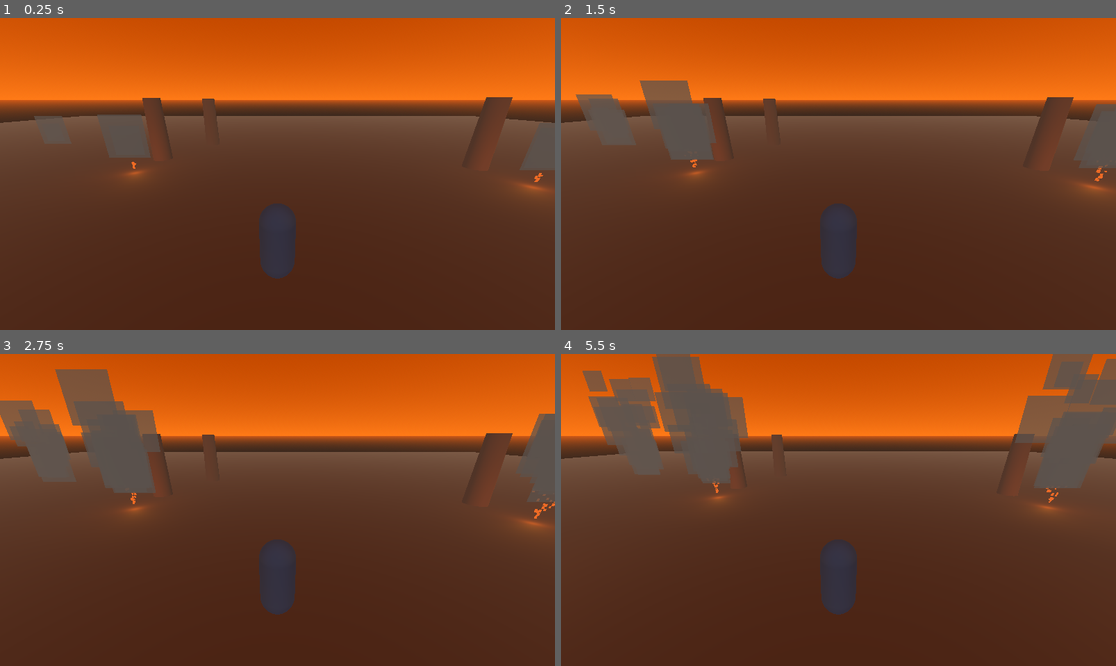
Above: before the commit, frames 1-4 (two rows, left to right).
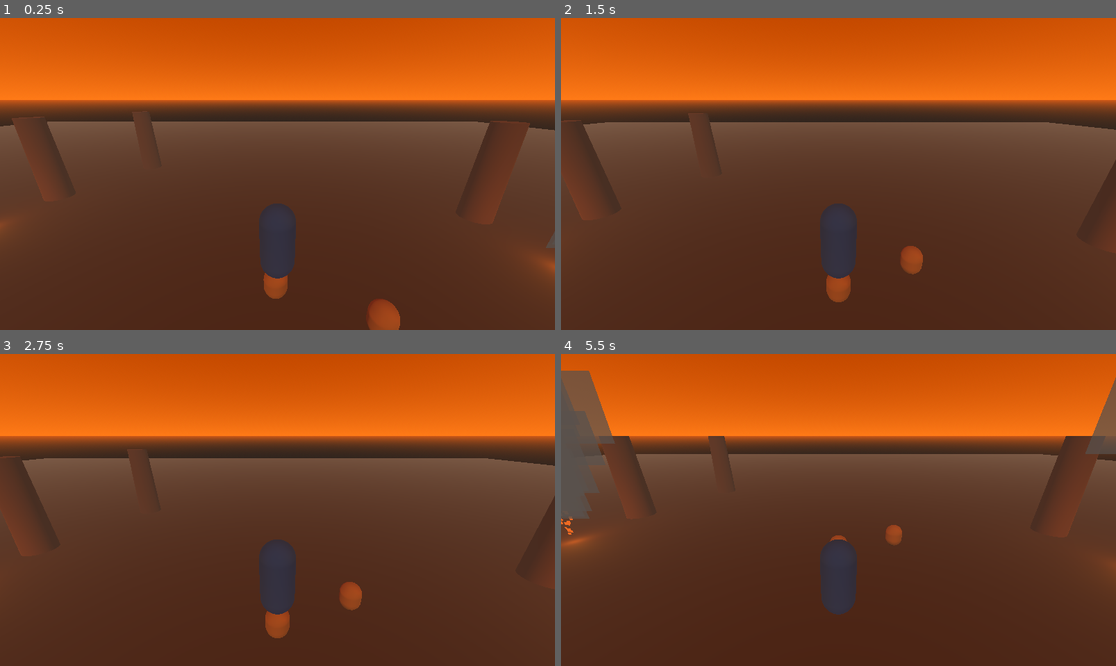
Above: after the commit, the same moments.

Repository: salomo07/SikTiTu
Game: Godot game, scene res://scenes/main/main.tscn
Same seed, same stepped clock (60 frames per second), same inputs: the game is played once before the commit and once after it.
Inputs (mouse positions are in pixels of both pictures, inside the frame that each line leads up to):
- Up to frame 1 (0.25 s): no input
- Up to frame 2 (1.5 s): tap Enter at 0.5 s; move the mouse to (960, 158) at 0.52 s; hold Right (duel_right) 0.53-1.25 s; tap Down (duel_crouch) at 0.6 s; click (960, 158) at 0.67 s; tap Up (duel_jump) at 0.77 s; drag from (727, 189) to (810, 236) at 1.27 s
- Up to frame 3 (2.75 s): move the mouse to (333, 441) at 2.02 s; hold Right (duel_right) from 2.03 s (still down); tap Alt at 2.1 s
- Up to frame 4 (5.5 s): release Right (duel_right) at 2.75 s; drag from (810, 572) to (672, 463) at 2.77 s; move the mouse to (1005, 556) at 3.52 s; hold Left (duel_left) 3.53-4.25 s; tap Down (duel_crouch) at 3.6 s; tap Up (duel_jump) at 3.77 s; drag from (672, 463) to (755, 432) at 4.27 s; move the mouse to (866, 510) at 5.02 s; hold S (move_back) from 5.03 s (still down); tap Alt at 5.1 s; click (866, 510) at 5.17 s

The runs differ from the first frame. In frame 1, 5.4% of the frame differs, in the area x 0-100%, y 25-100%; in frame 2, 6.9%; in frame 3, 10%; in frame 4, 16%, in the area x 0-100%, y 0-72%.

Commit message:
feat: spawn fleeing animals in forest_level using baked navigation

Diff:
--- /dev/null
+++ b/scenes/exploration/animal.tscn
@@ -0,0 +1,26 @@
+[gd_scene load_steps=4 format=3]
+
+[ext_resource type="Script" path="res://scripts/exploration/animal_flee_controller.gd" id="1"]
+
+[sub_resource type="CapsuleShape3D" id="CapsuleShape3D_animal"]
+radius = 0.3
+height = 0.8
+
+[sub_resource type="CapsuleMesh" id="CapsuleMesh_animal"]
+radius = 0.3
+height = 0.8
+
+[sub_resource type="StandardMaterial3D" id="StandardMaterial3D_animal"]
+albedo_color = Color(0.6, 0.45, 0.25, 1)
+
+[node name="Animal" type="CharacterBody3D"]
+script = ExtResource("1")
+
+[node name="CollisionShape3D" type="CollisionShape3D" parent="."]
+shape = SubResource("CapsuleShape3D_animal")
+
+[node name="MeshInstance3D" type="MeshInstance3D" parent="."]
+mesh = SubResource("CapsuleMesh_animal")
+surface_material_override/0 = SubResource("StandardMaterial3D_animal")
+
+[node name="NavigationAgent3D" type="NavigationAgent3D" parent="."]
--- a/scenes/exploration/forest_level.tscn
+++ b/scenes/exploration/forest_level.tscn
@@ -1,9 +1,11 @@
-[gd_scene load_steps=13 format=3]
+[gd_scene load_steps=15 format=3]
 
 [ext_resource type="PackedScene" path="res://scenes/exploration/player_3d.tscn" id="1"]
 [ext_resource type="Script" path="res://scripts/exploration/forest_level_config.gd" id="2"]
 [ext_resource type="PackedScene" path="res://scenes/exploration/effects/fire_effect.tscn" id="3"]
 [ext_resource type="PackedScene" path="res://scenes/exploration/effects/smoke_effect.tscn" id="4"]
+[ext_resource type="NavigationMesh" path="res://scenes/exploration/forest_nav_mesh.tres" id="5"]
+[ext_resource type="Script" path="res://scripts/exploration/animal_spawner.gd" id="6"]
 
 [sub_resource type="ProceduralSkyMaterial" id="ProceduralSkyMaterial_1"]
 sky_top_color = Color(0.7019, 0.2275, 0, 1)
@@ -94,6 +96,14 @@
 
 [node name="SmokeAmbient2" parent="SmokePoints" instance=ExtResource("4")]
 transform = Transform3D(1, 0, 0, 0, 1, 0, 0, 0, 1, 2, 1.8, 18)
+
+[node name="Navigation" type="NavigationRegion3D" parent="."]
+navigation_mesh = ExtResource("5")
+
+[node name="AnimalSpawner" type="Node3D" parent="."]
+script = ExtResource("6")
+spawn_positions = Array[Vector3]([Vector3(3, 0.5, 3), Vector3(2, 0.5, 6), Vector3(4, 0.5, -3), Vector3(6, 0.5, -2)])
+danger_position = Vector3(8, 0.3, 5)
 
 [node name="Ground" type="StaticBody3D" parent="."]
 transform = Transform3D(1, 0, 0, 0, 1, 0, 0, 0, 1, 0, -0.5, 0)
--- /dev/null
+++ b/scenes/exploration/forest_nav_mesh.tres
@@ -0,0 +1,5 @@
+[gd_resource type="NavigationMesh" format=3]
+
+[resource]
+vertices = PackedVector3Array(-45, 0, -45, 45, 0, -45, 45, 0, 45, -45, 0, 45)
+polygons = [PackedInt32Array(0, 1, 2, 3)]
--- /dev/null
+++ b/scripts/exploration/animal_spawner.gd
@@ -0,0 +1,17 @@
+extends Node3D
+
+const ANIMAL_SCENE := preload("res://scenes/exploration/animal.tscn")
+
+@export var spawn_positions: Array[Vector3] = []
+@export var danger_position: Vector3 = Vector3.ZERO
+
+func _ready() -> void:
+	var config := get_node("/root/ForestLevel") as Node
+	var max_animals: int = config.MAX_ANIMALS if config != null else spawn_positions.size()
+	var count: int = min(max_animals, spawn_positions.size())
+
+	for i in range(count):
+		var animal := ANIMAL_SCENE.instantiate()
+		add_child(animal)
+		animal.global_position = spawn_positions[i]
+		animal.set_danger(danger_position)
Not shown, added: scripts/exploration/animal_spawner.gd.uid
Not shown, added: scripts/exploration/forest_level_config.gd.uid
Not shown, added: scripts/exploration/player_3d_controller.gd.uid
Not shown, added: scripts/main_bootstrap.gd.uid
